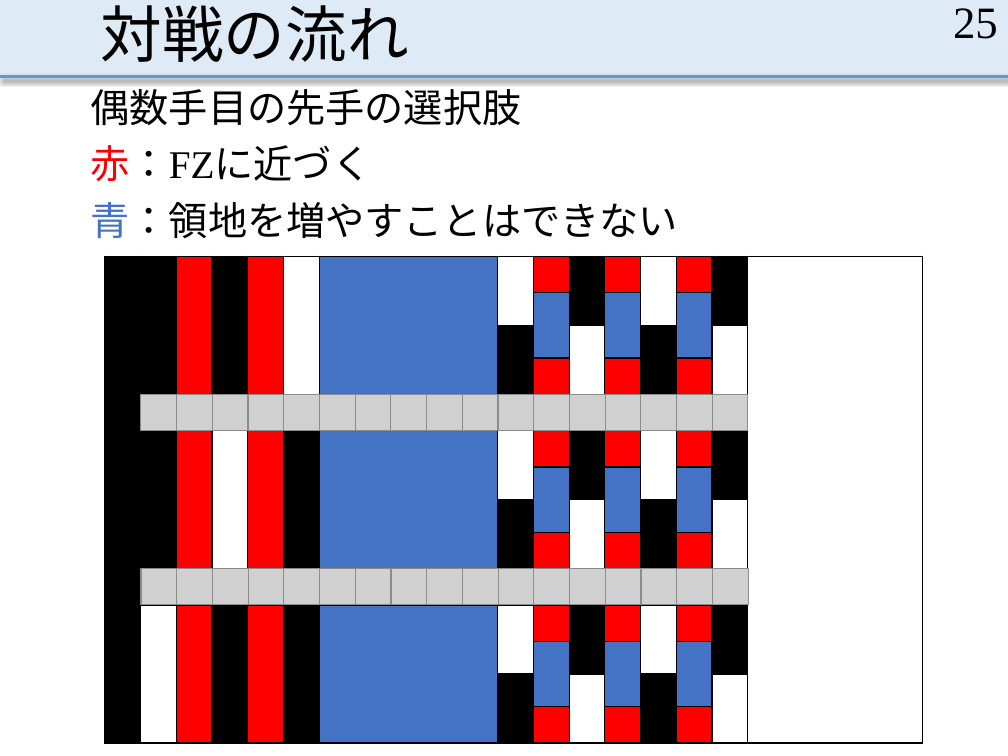
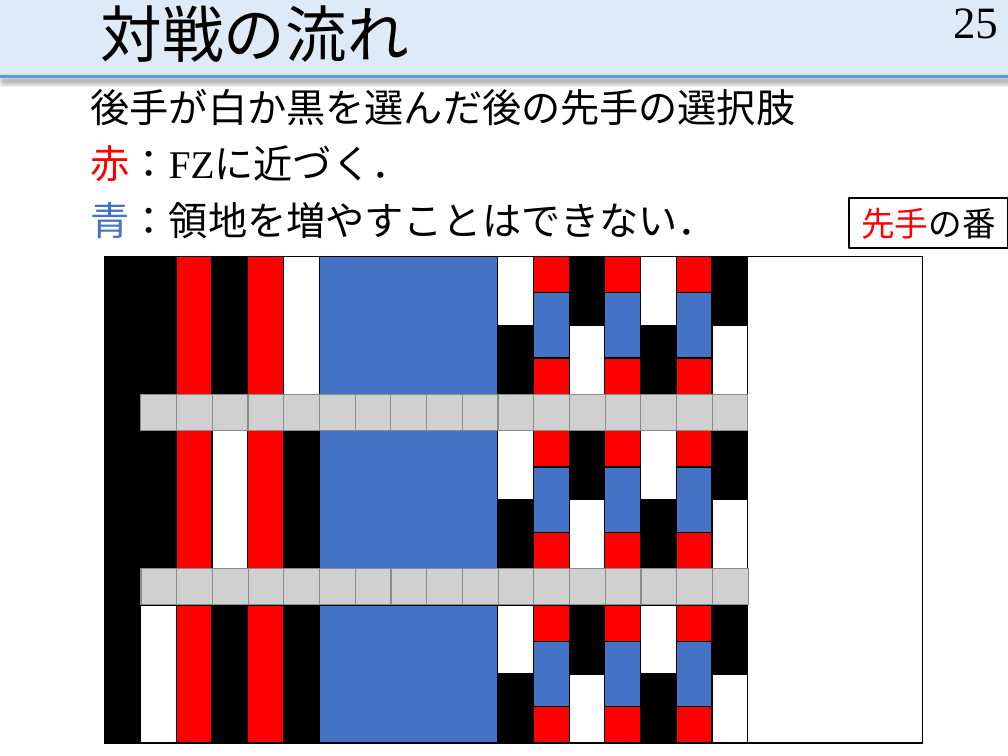
Before and after one commit to MasayaOda/SR, a slide deck: slide 25 of 190513oda.pptx. Drawn at 1008x756 pixels with LibreOffice and Linux fonts; fonts in the diff are those of the drawing; grey boxes stand for pictures. Boxes give left, top, right and bottom in pixels: in the first picture for what was removed or moved away, otherwise in the second. Text is boxed around its words. In the diff, an @@ line names an element or a change of style, - is before the commit and + after.

Commit message:
高校の偶数手目の選択肢を追う

```diff
--- a/190513oda.pptx
+++ b/190513oda.pptx
@@ text at bbox=[91, 82, 796, 239]: text changed @@
-偶数手目の先手の選択肢
-赤：FZに近づく
-青：領地を増やすことはできない
+後手が白か黒を選んだ後の先手の選択肢
+赤：FZに近づく．
+青：領地を増やすことはできない．
@@ rectangle added at bbox=[849, 198, 1008, 248], fill #FFFFFF, outline #000000 1.5 pt, 24 pt, text #FF0000 @@
+先手の番
```
Also in this commit, not shown: 9 other slides changed, 4 slides added.
